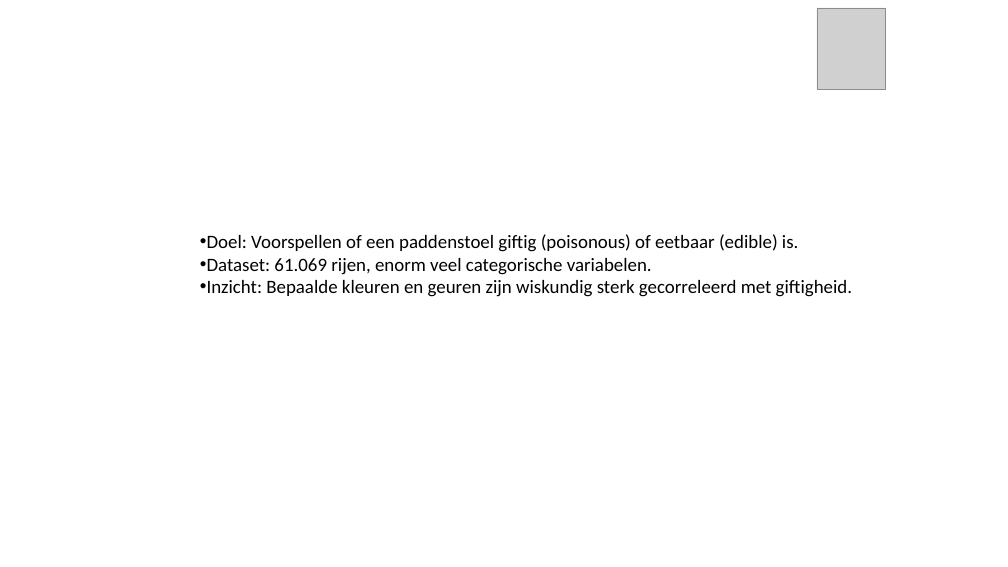
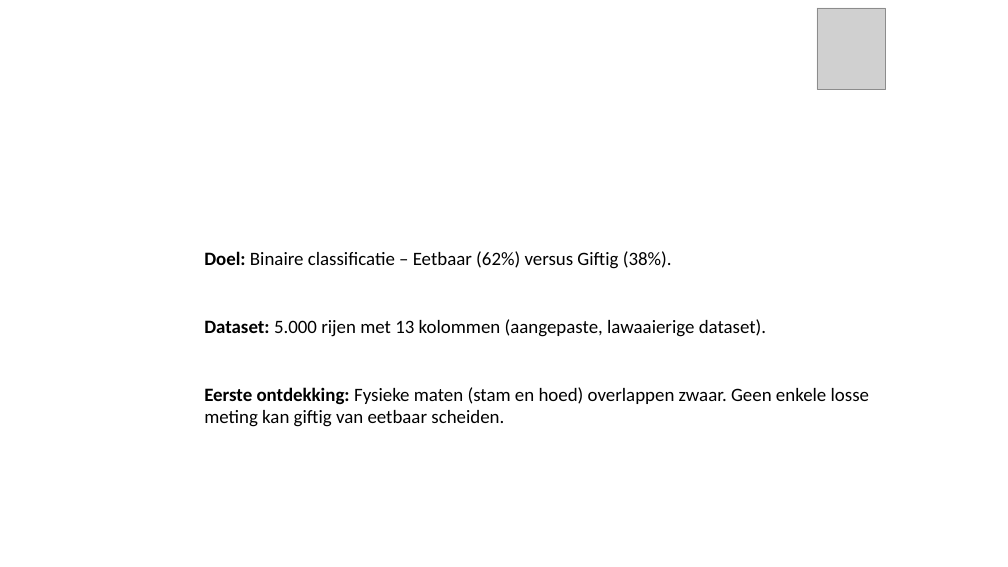
Before and after one commit to dmitcher7/CloudAI-Challenge, a slide deck: slide 3 of Presentatie Cloud AI.pptx. Drawn at 1008x567 pixels with LibreOffice and Linux fonts; fonts in the diff are those of the drawing; grey boxes stand for pictures; background and template pictures are left out. Boxes give left, top, right and bottom in pixels: in the first picture for what was removed or moved away, otherwise in the second. Text is boxed around its words. In the diff, an @@ line names an element or a change of style, - is before the commit and + after.

```diff
--- a/Presentatie Cloud AI.pptx
+++ b/Presentatie Cloud AI.pptx
@@ text at (204,251,869,427): text changed @@
-• Doel: Voorspellen of een paddenstoel giftig (poisonous) of eetbaar (edible) is.
-• Dataset: 61.069 rijen, enorm veel categorische variabelen.
-• Inzicht: Bepaalde kleuren en geuren zijn wiskundig sterk gecorreleerd met giftigheid.
+Doel: Binaire classificatie – Eetbaar (62%) versus Giftig (38%).
+Dataset: 5.000 rijen met 13 kolommen (aangepaste, lawaaierige dataset).
+Eerste ontdekking: Fysieke maten (stam en hoed) overlappen zwaar. Geen enkele losse meting kan giftig van eetbaar scheiden.
```
Also in this commit, not shown: 4 other slides changed, 18 slides added, 15 slides removed, 16 other files.
